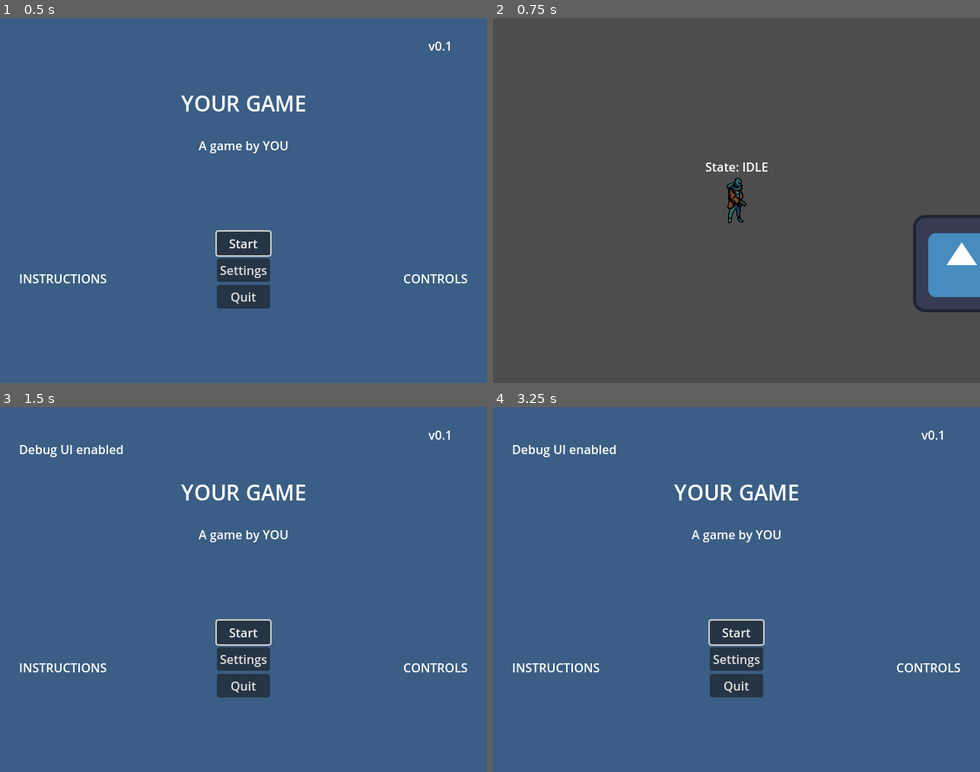
Above: before the commit, frames 1-4 (two rows, left to right).
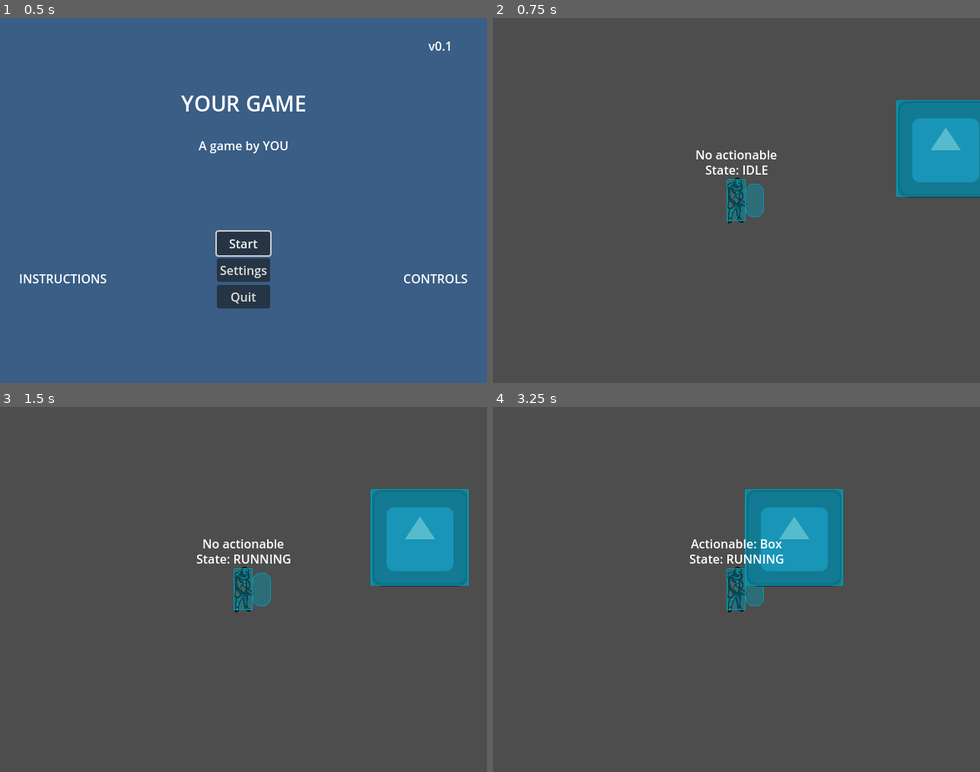
Above: after the commit, the same moments.

Repository: Maoaii/Descent-into-Survival
Game: Godot game, scene res://scenes/main_menu/main_menu.tscn
Two runs of this game, one before a commit and one after it. Both use one fixed random seed, a clock stepped at 60 frames per second and the inputs below. The engine's default icon, where the game draws it, is replaced by a stand-in: a white triangle on a blue panel in a dark square.
Inputs (mouse positions are in pixels of both pictures, inside the frame that each line leads up to):
- Up to frame 1 (0.5 s): no input
- Up to frame 2 (0.75 s): click "Start" at 0.5 s
- Up to frame 3 (1.5 s): tap Enter (ui_accept) at 1.25 s; hold D (move_right) from 1.28 s (still down); hold Space (interact) from 1.28 s (still down)
- Up to frame 4 (3.25 s): tap Enter (ui_accept) at 1.52, 1.55, 1.82, 2.75, 2.85, 3.02 s; release D (move_right) at 2 s; release Space (interact) at 2 s; click (736, 633) at 2 s, where only the run before the commit has a clickable "Start"; hold D (move_right) from 2.78 s (still down); tap Space (interact) at 3.05 s

Frame 1 is identical in both runs. In frame 2, 7.9% of the frame differs, in the area x 41-100%, y 22-81%; in frame 3, 100%; in frame 4, 100%, in the area x 0-100%, y 0-100%.

Commit message:
added interaction

Diff:
--- a/project.godot
+++ b/project.godot
@@ -31,6 +31,13 @@
 
 [input]
 
+ui_accept={
+"deadzone": 0.5,
+"events": [Object(InputEventKey,"resource_local_to_scene":false,"resource_name":"","device":0,"window_id":0,"alt_pressed":false,"shift_pressed":false,"ctrl_pressed":false,"meta_pressed":false,"pressed":false,"keycode":4194309,"physical_keycode":0,"key_label":0,"unicode":0,"echo":false,"script":null)
+, Object(InputEventKey,"resource_local_to_scene":false,"resource_name":"","device":0,"window_id":0,"alt_pressed":false,"shift_pressed":false,"ctrl_pressed":false,"meta_pressed":false,"pressed":false,"keycode":4194310,"physical_keycode":0,"key_label":0,"unicode":0,"echo":false,"script":null)
+, Object(InputEventKey,"resource_local_to_scene":false,"resource_name":"","device":-1,"window_id":0,"alt_pressed":false,"shift_pressed":false,"ctrl_pressed":false,"meta_pressed":false,"pressed":false,"keycode":0,"physical_keycode":32,"key_label":0,"unicode":32,"echo":false,"script":null)
+]
+}
 ui_left={
 "deadzone": 0.5,
 "events": [Object(InputEventKey,"resource_local_to_scene":false,"resource_name":"","device":0,"window_id":0,"alt_presse …(181 unchanged characters)…
@@ -110,6 +117,10 @@
 ]
 }
 
+[layer_names]
+
+2d_physics/layer_10="Interactable"
+
 [rendering]
 
 textures/canvas_textures/default_texture_filter=0
--- a/scenes/gameplay/gameplay.gd
+++ b/scenes/gameplay/gameplay.gd
@@ -1,8 +1,5 @@
 extends Node2D
 
-func _process(_delta: float) -> void:
-	if Input.is_action_pressed("ui_accept"):
-		get_tree().change_scene_to_file(Global.SCENE_MAIN_MENU)
 
 func _input(event: InputEvent) -> void:
 	if event.is_action_released("pause"):
--- a/scenes/gameplay/gameplay.tscn
+++ b/scenes/gameplay/gameplay.tscn
@@ -6,13 +6,35 @@
 [ext_resource type="PackedScene" uid="uid://cko02oljhiby" path="res://scenes/paused/paused.tscn" id="3_w8wrl"]
 [ext_resource type="PackedScene" uid="uid://cee5dna3u27jf" path="res://assets/select_sfx.tscn" id="4_7kf0b"]
 
+[sub_resource type="RectangleShape2D" id="RectangleShape2D_gthno"]
+size = Vector2(126, 126)
+
+[sub_resource type="RectangleShape2D" id="RectangleShape2D_tm8i1"]
+size = Vector2(128, 126)
+
 [node name="Gameplay" type="Node2D"]
 script = ExtResource("1_thqv1")
 
 [node name="PlayerTopDown" parent="." instance=ExtResource("2_387ag")]
-position = Vector2(251, 180)
+position = Vector2(272, 331)
+state_debug = true
+nearest_actionable_debug = true
+collision_shape_debug = true
 
-[node name="SelectSfx" parent="." instance=ExtResource("4_7kf0b")]
+[node name="Box" type="StaticBody2D" parent="." groups=["Actionable"]]
+position = Vector2(547, 263)
+
+[node name="Sprite2D" type="Sprite2D" parent="Box"]
+texture = ExtResource("2_qxb15")
+
+[node name="Area2D" type="Area2D" parent="Box"]
+collision_layer = 512
+
+[node name="CollisionShape2D" type="CollisionShape2D" parent="Box/Area2D"]
+shape = SubResource("RectangleShape2D_gthno")
+
+[node name="CollisionShape2D" type="CollisionShape2D" parent="Box"]
+shape = SubResource("RectangleShape2D_tm8i1")
 
 [node name="UI" type="CanvasLayer" parent="."]
 
@@ -20,6 +42,4 @@
 visible = false
 metadata/_edit_use_anchors_ = true
 
-[node name="Sprite2D" type="Sprite2D" parent="."]
-position = Vector2(547, 263)
-texture = ExtResource("2_qxb15")
+[node name="SelectSfx" parent="." instance=ExtResource("4_7kf0b")]
--- a/scenes/players/player_top_down.gd
+++ b/scenes/players/player_top_down.gd
@@ -4,53 +4,138 @@
 enum States {
 	IDLE,
 	RUNNING,
-	ATTACKING
+	ATTACKING,
+	INTERACTING
 }
 
+@export_group("Debug variables")
 @export var state_debug: bool = true
-@export var speed := 200.0
-@export var has_acceleration := false
-@export var acceleration := 1_000
-@export var deacceleration := 1_000
+@export var nearest_actionable_debug: bool = true
+@export var collision_shape_debug: bool = true
+
+@export_group("Movement variables")
+@export var speed: float = 200.0
+@export var has_acceleration: bool = false
+@export var acceleration: float = 1_000
+@export var deacceleration: float = 1_000
+
+@export_group("Actionable variables")
+@export_range(1, INF) var action_time: int = 3
 
 @onready var sprite: AnimatedSprite2D = $AnimatedSprite2D
+@onready var interactable_collider: Area2D = $InteractableCollider
+@onready var action_timer: Timer = $ActionTimer
+@onready var action_bar: ProgressBar = $UI/ActionBar
 
 var _state: int = States.IDLE
-var last_dir: Vector2
+var current_dir: Vector2
+var nearest_actionable
+
+func _ready() -> void:
+	check_debugs()
+
+	action_bar.hide()
+	action_bar.max_value = action_time
+	action_timer.wait_time = action_time
+
+func check_debugs():
+	$UI/StateLabel.visible = state_debug
+	$UI/NearestActionableLabel.visible = nearest_actionable_debug
+	get_tree().debug_collisions_hint = collision_shape_debug
 
 func _process(_delta: float) -> void:
 	if state_debug:
-		$StateLabel.text = "State: " + States.find_key(_state)
+		$UI/StateLabel.text = "State: " + States.find_key(_state)
+	if nearest_actionable_debug:
+		if nearest_actionable:
+			$UI/NearestActionableLabel.text = "Actionable: " + nearest_actionable.get_parent().name
+		else:
+			$UI/NearestActionableLabel.text = "No actionable"
+
+
+	check_nearest_actionable()
+	handle_interaction()
+
 
 func _physics_process(delta: float) -> void:
 	var direction := Input.get_vector("move_left", "move_right", "move_up", "move_down").normalized()
 
 	if direction:
 		_state = States.RUNNING
-		last_dir = direction
-		update_sprite(direction)
+		current_dir = direction
 	else:
 		_state = States.IDLE
 
 	if has_acceleration:
 		if direction.length() == 0.0:
-			velocity = velocity.move_toward(Vector2.ZERO, deacceleration * delta)
+			velocity = velocity.move_toward(Vector2.ZERO, deacceleration * delta * speed)
 		else:
-			velocity = velocity.move_toward(direction * speed, acceleration * delta)
+			velocity = velocity.move_toward(direction * speed, acceleration * delta * speed)
 	else:
 		velocity = direction * speed
 
+	if not action_timer.is_stopped():
+		_state = States.INTERACTING
+
+	update_sprite()
+	update_direction_collider()
 	move_and_slide()
 
-func update_sprite(direction: Vector2) -> void:
-	if direction.x < 0: # Moving left
+func handle_interaction() -> void:
+	if Input.is_action_pressed("interact") and nearest_actionable:
+		interact()
+	elif Input.is_action_just_released("interact") or not nearest_actionable:
+		cancel_interaction()
+
+func interact() -> void:
+	action_bar.show()
+
+	if action_timer.is_stopped():
+		action_timer.start()
+
+	update_action_bar()
+
+
+func cancel_interaction() -> void:
+	action_bar.hide()
+	action_bar.value = 0
+
+	action_timer.stop()
+
+func update_action_bar() -> void:
+	action_bar.value = abs(action_bar.max_value - action_timer.time_left)
+
+func update_direction_collider() -> void:
+	if current_dir.x < 0: # Moving left
+		interactable_collider.rotation = -PI
+	elif current_dir.x > 0: # Moving right
+		interactable_collider.rotation = 0
+	elif current_dir.y < 0: # Moving up
+		interactable_collider.rotation = -PI/2
+	elif current_dir.y > 0: # Moving down
+		interactable_collider.rotation = PI/2
+
+func update_sprite() -> void:
+	if current_dir.x < 0: # Moving left
 		sprite.play("idle_left")
-		pass
-	elif direction.x > 0: # Moving right
+	elif current_dir.x > 0: # Moving right
 		sprite.play("idle_right")
-		pass
 
-	if direction.y < 0: # Moving up
+	if current_dir.y < 0: # Moving up
 		sprite.play("idle_back")
-	elif direction.y > 0: # Moving down
+	elif current_dir.y > 0: # Moving down
 		sprite.play("idle_forward")
+
+func check_nearest_actionable() -> void:
+	var areas: Array[Area2D] = interactable_collider.get_overlapping_areas()
+	var shortest_distance: float = INF
+	var next_nearest_actionable = null
+
+	for area in areas:
+		var distance: float = area.global_position.distance_to(global_position)
+		if distance < shortest_distance and area.collision_layer == 512:
+			shortest_distance = distance
+			next_nearest_actionable = area
+
+	if next_nearest_actionable != nearest_actionable or not is_instance_valid(next_nearest_actionable):
+		nearest_actionable = next_nearest_actionable
--- a/scenes/players/player_top_down.tscn
+++ b/scenes/players/player_top_down.tscn
@@ -44,12 +44,19 @@
 [sub_resource type="RectangleShape2D" id="RectangleShape2D_ffix3"]
 size = Vector2(24, 54)
 
+[sub_resource type="CapsuleShape2D" id="CapsuleShape2D_xn7lm"]
+radius = 12.0
+height = 44.0
+
 [node name="PlayerTopDown" type="CharacterBody2D"]
 script = ExtResource("1_2l78q")
+state_debug = false
+nearest_actionable_debug = false
+collision_shape_debug = false
 speed = 400.0
 has_acceleration = true
-acceleration = 2000
-deacceleration = 3000
+acceleration = 5.0
+deacceleration = 10.0
 
 [node name="AnimatedSprite2D" type="AnimatedSprite2D" parent="."]
 sprite_frames = SubResource("SpriteFrames_dtuvp")
@@ -58,12 +65,76 @@
 [node name="CollisionShape2D" type="CollisionShape2D" parent="."]
 shape = SubResource("RectangleShape2D_ffix3")
 
+[node name="InteractableCollider" type="Area2D" parent="."]
+collision_mask = 513
+
+[node name="CollisionShape2D" type="CollisionShape2D" parent="InteractableCollider"]
+position = Vector2(24, 0)
+shape = SubResource("CapsuleShape2D_xn7lm")
+
 [node name="Camera2D" type="Camera2D" parent="."]
 
-[node name="StateLabel" type="Label" parent="."]
-offset_left = -47.0
-offset_top = -56.0
-offset_right = 48.0
-offset_bottom = -30.0
+[node name="ActionTimer" type="Timer" parent="."]
+
+[node name="UI" type="Control" parent="."]
+z_index = 10
+layout_mode = 3
+anchors_preset = 8
+anchor_left = 0.5
+anchor_top = 0.5
+anchor_right = 0.5
+anchor_bottom = 0.5
+offset_left = -20.0
+offset_top = -20.0
+offset_right = 20.0
+offset_bottom = 20.0
+grow_horizontal = 2
+grow_vertical = 2
+
+[node name="StateLabel" type="Label" parent="UI"]
+layout_mode = 1
+anchors_preset = 8
+anchor_left = 0.5
+anchor_top = 0.5
+anchor_right = 0.5
+anchor_bottom = 0.5
+offset_left = -52.5
+offset_top = -52.0
+offset_right = 52.5
+offset_bottom = -26.0
+grow_horizontal = 2
+grow_vertical = 2
 text = "State:"
 horizontal_alignment = 1
+
+[node name="NearestActionableLabel" type="Label" parent="UI"]
+layout_mode = 1
+anchors_preset = 8
+anchor_left = 0.5
+anchor_top = 0.5
+anchor_right = 0.5
+anchor_bottom = 0.5
+offset_left = -54.5
+offset_top = -72.0
+offset_right = 54.5
+offset_bottom = -46.0
+grow_horizontal = 2
+grow_vertical = 2
+text = "Actionable"
+horizontal_alignment = 1
+
+[node name="ActionBar" type="ProgressBar" parent="UI"]
+layout_mode = 1
+anchors_preset = 8
+anchor_left = 0.5
+anchor_top = 0.5
+anchor_right = 0.5
+anchor_bottom = 0.5
+offset_left = -25.0
+offset_top = 31.0
+offset_right = 25.0
+offset_bottom = 49.0
+grow_horizontal = 2
+grow_vertical = 2
+max_value = 3.0
+show_percentage = false
Not shown: 1 places in scenes/gameplay/gameplay.tscn that only renumber resources
Not shown: 1 places in scenes/players/player_top_down.tscn that only renumber resources
